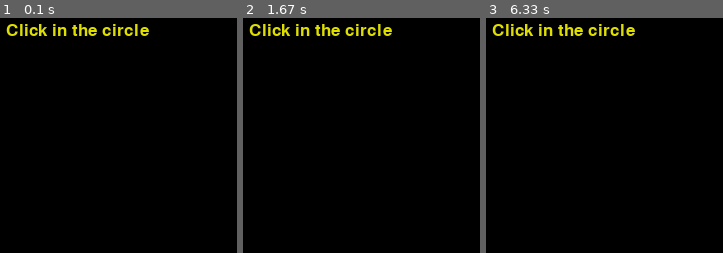
Above: before the commit, frames 1-3 (left to right).
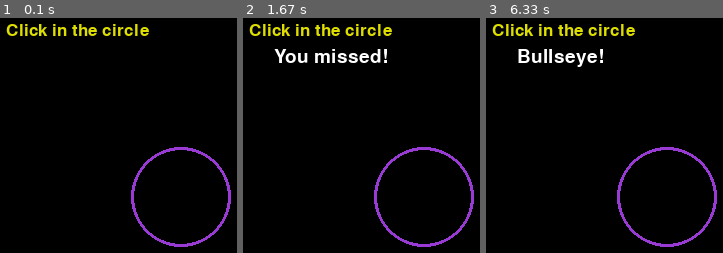
Above: after the commit, the same moments.

Repository: Rosebotics/catapult2019
Game: pygame game, started from learningPygame/Allison/02-ClickInTheCircle/ClickInTheCircle.py
The game is run twice, just before and just after one commit, with the same random seed, the same clock (stepped at 60 frames per second) and the same inputs.
Inputs (mouse positions are in pixels of both pictures, inside the frame that each line leads up to):
- Up to frame 1 (0.1 s): no input
- Up to frame 2 (1.67 s): click (423, 196) at 0.38 s; click (328, 198) at 0.72 s
- Up to frame 3 (6.33 s): click (685, 180) at 6.05 s

The runs differ from the first frame. In frame 1, 1.6% of the frame differs, in the area x 55-98%, y 54-98%; in frame 2, 2.9%, in the area x 13-98%, y 13-98%; in frame 3, 2.7%.

Commit message:
Finish circle, start Rainy Day

Diff:
--- a/learningPygame/Cassandra/02-ClickInTheCircle/ClickInTheCircle.py
+++ b/learningPygame/Allison/02-ClickInTheCircle/ClickInTheCircle.py
@@ -1,4 +1,5 @@
-import pygame, sys
+import pygame
+import sys
 import math
 
 
@@ -10,7 +11,8 @@
 
     # TODO: Return the actual distance between point 1 and point 2.
     #       distance = sqrt(   (delta x) ** 2 + (delta y) ** 2  )
-    return 0
+    return math.sqrt((point1_y - point2_y) ** 2 + (point1_x-point2_x) ** 2)
+
 
 
 def main():
@@ -32,33 +34,44 @@
     circle_radius = 50
     circle_border_width = 3
 
-    pygame.draw.circle(screen, circle_color, circle_center, circle_radius, circle_border_width)
 
+    pygame.mixer.music.load('drums.wav')
     message_text = ''
 
     while True:
 
         for event in pygame.event.get():
             if event.type == pygame.QUIT:
-                sys.quit()
+                sys.exit()
 
-            # TODO 2: For a MOUSEBUTTONDOWN event get the click position.
-            # TODO 3: Determine if the distance to the circle_center is less than the circle_radius
-            # TODO 4: Set the message_text to either 'Bullseye!' or 'You missed!'
+            # DONE 2: For a MOUSEBUTTONDOWN event get the click position.
+            clickpos=(0,0)
+            if event.type == pygame.MOUSEBUTTONDOWN:
+                clickpos = event.pos
+            # DONE 3: Determine if the distance to the circle_center is less than the circle_radius
+                if distance(clickpos, circle_center) < circle_radius:
+                    message_text = 'Bullseye!'
+                else:
+                    message_text = 'You missed!'
+
+            # DONE 4: Set the message_text to either 'Bullseye!' or 'You missed!'
+
             # TODO 7: After you get the message_text working add the drums.wav
+
             # TODO 7:   Start playing for clicks within the circle, stop playing for clicks outside the circle
 
         screen.fill(frame_color)
 
-        # TODO 1: Draw the circle using the screen, circle_color, circle_center, circle_radius, and circle_border_width
-
-        # TODO 5: Create a text image (render the text) based on the message_text
-        # TODO 5:   Color (122, 237, 201)
-        # TODO 5:   Background Color (122, 237, 201)
-
+        # DONE 1: Draw the circle using the screen, circle_color, circle_center, circle_radius, and circle_border_width
+        pygame.draw.circle(screen, circle_color, circle_center, circle_radius, circle_border_width)
+        # DONE 5: Create a text image (render the text) based on the message_text
+        # DONE 5:   Color (122, 237, 201)
+        # DONE 5:   Background Color (122, 237, 201)
+        messagefont = pygame.font.Font(None, 28)
+        message = messagefont.render(message_text, True, (255, 255, 255))
         screen.blit(instructions_image, (25, 25))
-        # TODO 6: Draw (blit) the message to the user that says 'Bullseye!' or 'You missed!'
-
+        # DONE 6: Draw (blit) the message to the user that says 'Bullseye!' or 'You missed!'
+        screen.blit(message, (50, 50))
         pygame.display.update()
 
 
--- a/learningPygame/Annelise/03-Raindrops/MikesRainyDay.py
+++ b/learningPygame/Allison/03-Raindrops/MikesRainyDay.py
@@ -2,62 +2,74 @@
 import sys
 import time  # Note this!
 import random  # Note this!
-
+random.seed()
 
 class Raindrop:
     def __init__(self, screen, x, y):
         """ Creates a Raindrop sprite that travels down at a random speed. """
-        # TODO 8: Initialize this Raindrop, as follows:
-        # TODO    - Store the screen.
-        # TODO    - Set the initial position of the Raindrop to x and y.
-        # TODO    - Set the initial speed to a random integer between 5 and 15.
-        # TODO  Use instance variables:   screen  x  y  speed.
-        pass
+        # DONE 8: Initialize this Raindrop, as follows:
+        # DONE    - Store the screen.
+        # DONE    - Set the initial position of the Raindrop to x and y.
+        # DONE    - Set the initial speed to a random integer between 5 and 15.
+        # DONE  Use instance variables:   screen  x  y  speed.
+        self.screen = screen
+        self.x = x
+        self.y = y
+        self.speed = random.randint(5, 15)
 
     def move(self):
         """ Move the self.y value of the Raindrop down the screen (y increase) at the self.speed. """
-        # TODO 11: Change the  y  position of this Raindrop by its speed.
+        # DONE 11: Change the  y  position of this Raindrop by its speed.
+        self.y += self.speed
         pass
 
     def off_screen(self):
         """ Returns true if the Raindrop y value is not shown on the screen, otherwise false. """
         # Note: this will be used for testing, but not used in the final version of the code for the sake of simplicity.
-        # TODO 13: Return  True  if the  y  position of this Raindrop is greater than 800.
-        pass
+        # DONE 13: Return  True  if the  y  position of this Raindrop is greater than 800.
+        return self.y > 800
 
     def draw(self):
         """ Draws this sprite onto the screen. """
-        # TODO 9: Draw a vertical line that is 5 pixels long, 2 pixels thick,
-        # TODO     from the current position of this Raindrop (use either a black or blue color).
-        pass
-
+        # DONE 9: Draw a vertical line that is 5 pixels long, 2 pixels thick,
+        # DONE     from the current position of this Raindrop (use either a black or blue color).
+        pygame.draw.line(self.screen, (0, 0, 150), (self.x, self.y), (self.x, self.y + 5), 2)
 
 class Hero:
     def __init__(self, screen, x, y, with_umbrella_filename, without_umbrella_filename):
         """ Creates a Hero sprite (Mike) that does not move. If hit by rain he'll put up his umbrella. """
-        # TODO 16: Initialize this Hero, as follows:
-        # TODO    - Store the screen.
-        # TODO    - Set the initial position of this Hero to x and y.
-        # TODO    - Create an image of this Hero WITH    an umbrella to the given with_umbrella_filename.
-        # TODO    - Create an image of this Hero WITHOUT an umbrella to the given without_umbrella_filename.
-        # TODO    - Set the "last hit time" to 0.
-        # TODO  Use instance variables:
-        # TODO     screen  x  y  image_umbrella   image_no_umbrella  last_hit_time.
-        pass
+        # DONE 16: Initialize this Hero, as follows:
+        # DONE    - Store the screen.
+        self.screen = screen
+        # DONE    - Set the initial position of this Hero to x and y.
+        self.x = x
+        self.y = y
+        # DONE    - Create an image of this Hero WITH    an umbrella to the given with_umbrella_filename.
+        self.withBrella = pygame.image.load(with_umbrella_filename)
+        # DONE    - Create an image of this Hero WITHOUT an umbrella to the given without_umbrella_filename.
+        self.noBrella = pygame.image.load(without_umbrella_filename)
+        # DONE    - Set the "last hit time" to 0.
+        self.last_hittime = 0
+        # DONE  Use instance variables:
+        # DONE     screen  x  y  image_umbrella   image_no_umbrella  last_hit_time.
 
     def draw(self):
         """ Draws this sprite onto the screen. """
-        # TODO 17: Draw (blit) this Hero, at this Hero's position, WITHOUT an umbrella:
-        # TODO 21: Instead draw (blit) this Hero, at this Hero's position, as follows:
-        # TODO    If the current time is greater than this Hero's last_hit_time + 1,
-        # TODO      draw this Hero WITHOUT an umbrella,
-        # TODO      otherwise draw this Hero WITH an umbrella.
-        pass
+        # DONE 17: Draw (blit) this Hero, at this Hero's position, WITHOUT an umbrella:
+
+        # DONE 21: Instead draw (blit) this Hero, at this Hero's position, as follows:
+        # DONE    If the current time is greater than this Hero's last_hit_time + 1,
+        # DONE      draw this Hero WITHOUT an umbrella,
+        # DONE      otherwise draw this Hero WITH an umbrella.
+        if(time.time()) > self.last_hittime + 1:
+            self.screen.blit(self.noBrella, (self.x, self.y))
+        else:
+            self.screen.blit(self.withBrella, (self.x, self.y))
 
     def hit_by(self, raindrop):
         """ Returns true if the given raindrop is hitting this Hero, otherwise false. """
-        # TODO 19: Return True if this Hero is currently colliding with the given Raindrop.
-        pass
+        # DONE 19: Return True if this Hero is currently colliding with the given Raindrop.
+        return pygame.Rect(self.x, self.y, 170, 192).collidepoint((raindrop.x, raindrop.y))
 
 
 class Cloud:
@@ -88,16 +100,25 @@
 
 def main():
     """ Main game loop that creates the sprite objects, controls interactions, and draw the screen. """
-    # TODO 1: Initialize the game, display a caption, and set   screen   to a 1000x600 Screen.
-
-    # TODO 2: Make a Clock
-    # TODO 7: As a temporary test, make a new Raindrop called test_drop at x=320 y=10
-    # TODO 15: Make a Hero, named mike, with appropriate images, starting at position x=300 y=400.
+    # DONE 1: Initialize the game, display a caption, and set screen to a 1000x600 Screen.
+    pygame.init()
+    screen = pygame.display.set_mode((1000, 600))
+    pygame.display.set_caption("Mike's Rainy Day")
+    # DONE 2: Make a Clock
+    clock = pygame.time.Clock()
+    # DONE 7: As a temporary test, make a new Raindrop called test_drop at x=320 y=10
+    test_drop = Raindrop(screen, 320, 10)
+    # DONE 15: Make a Hero, named mike, with appropriate images, starting at position x=300 y=400.
+    mike = Hero(screen, 300, 400, 'Mike_umbrella.png', 'Mike.png')
     # TODO 23: Make a Cloud, named cloud, with appropriate images, starting at position x=300 y=50.
 
-    # TODO 3: Enter the game loop, with a clock tick of 60 (or so) at each iteration.
-        # TODO 4:   Make the pygame.QUIT event stop the game.
-
+    # DONE 3: Enter the game loop, with a clock tick of 60 (or so) at each iteration.
+    while True:
+        clock.tick(60)
+        # DONE 4:   Make the pygame.QUIT event stop the game.
+        for event in pygame.event.get():
+            if event.type == pygame.QUIT:
+                sys.exit()
         # TODO 27: Inside the game loop (AFTER the events loop above), get the list of keys that are currently pressed.
         # TODO    Arrange so that the Cloud moves:
         # TODO      5 pixels (or 10 pixels) to the right if the Right Arrow key (pygame.K_RIGHT) is pressed.
@@ -107,13 +128,19 @@
         # DISCUSS: If you want something to happen once per key press, put it in the events loop above
         #          If you want something to continually happen while holding the key, put it after the events loop.
 
-        # TODO 5: Inside the game loop, draw the screen (fill with white)
-
-        # TODO 12: As a temporary test, move test_drop
-        # TODO 14: As a temporary test, check if test_drop is off screen, if so reset the y position to 10
-        # TODO 10: As a temporary test, draw test_drop
-
-        # TODO 20: As a temporary test, check if test_drop is hitting Mike, if so set Mike's last_hit_time
+        # DONE 5: Inside the game loop, draw the screen (fill with white)
+        screen.fill((255, 255, 255))
+        # DONE 12: As a temporary test, move test_drop
+        test_drop.move()
+        # DONE 14: As a temporary test, check if test_drop is off screen, if so reset the y position to 10
+        if test_drop.off_screen():
+            test_drop.y = 10
+            test_drop.speed = random.randint(5, 15)
+        # DONE 10: As a temporary test, draw test_drop
+        test_drop.draw()
+        # DONE 20: As a temporary test, check if test_drop is hitting Mike, if so set Mike's last_hit_time
+        if mike.hit_by(test_drop):
+            mike.last_hittime = time.time()
         # TODO 22: When you run this test, slow the rain down to a speed of 2 to see the result, then remove that code
 
         # TODO 26: Draw the Cloud.
@@ -126,10 +153,11 @@
             # TODO  30: if the Hero is hit by a Raindrop, set the Hero's last_time_hit to the current time.
             # CONSIDER  - if the Raindrop is off the screen, delete it from the Cloud's list of 03-Raindrops.
 
-        # TODO 18: Draw the Hero
-
-        # TODO 6: Update the display and remove the pass statement below
-    pass
+        # DONE 18: Draw the Hero
+        mike.draw()
+        # DONE 6: Update the display and remove the pass statement below
+        pygame.display.update()
+# DONE: Call main.
 
 
-# TODO: Call main.
+main()
